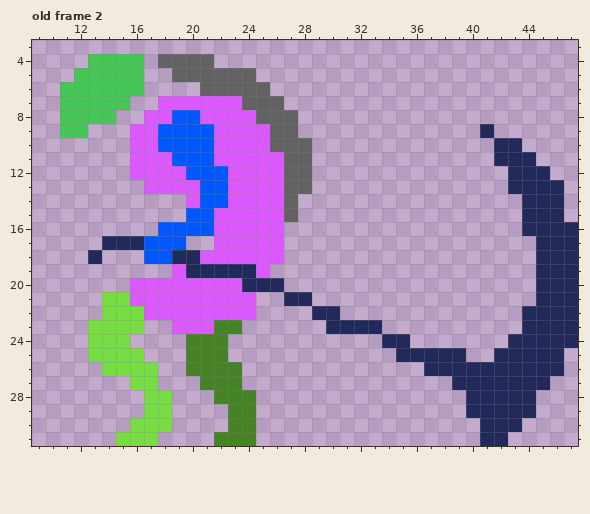
Pixel-art file, stored at Entities/Guard/Art/Guard-ase.aseprite. The picture above is the old version.
48x32 pixels, 5 frames. Shown: old frame 2: x 9..47, y 3..31. The commit also changed other frames, which this record leaves out.
The result:
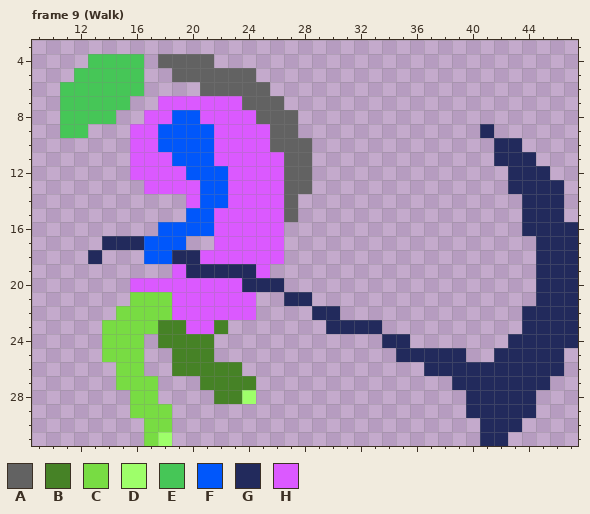
Palette (. is transparent): A #626262  B #468226  C #78dc43  D #9eff6a  E #46c657  F #0057fb  G #222a5c  H #db59ff
A new or re-ordered frame is compared with the old frame closest to it.
The exact change:
frames 5 -> 13
Frame 9 (Walk) is new; against old frame 2, layer "legs":
y 21: x 14..18 CCHHH -> ..CCC
y 22: x 14 C -> .; x 17..18 HH -> CC
y 23: x 13 C -> .; x 17..19 ..H -> CBB; x 23 B -> .
y 24: x 13 C -> .; x 16 . -> C; x 18..19 .. -> BB; x 22 B -> .
y 25: x 13 C -> .; x 19 . -> B; x 22 B -> .
y 26: x 14 C -> .; x 17 C -> .; x 19 . -> B
y 27: x 15 . -> C; x 24 . -> B
y 28: x 16 . -> C; x 18 C -> .; x 24 B -> D
y 29: x 16 . -> C; x 23..24 BB -> ..
y 30: x 16 C -> .; x 23..24 BB -> ..
y 31: x 15..16 CC -> ..; x 18 . -> D; x 22..24 BBB -> ...
